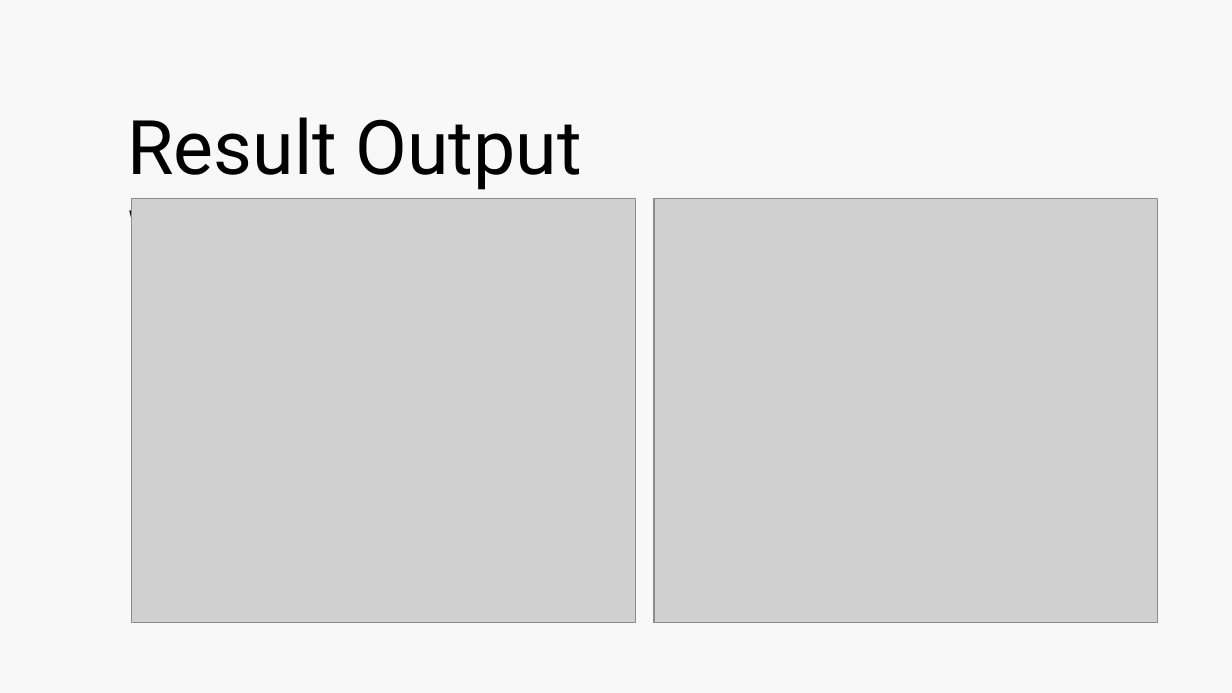
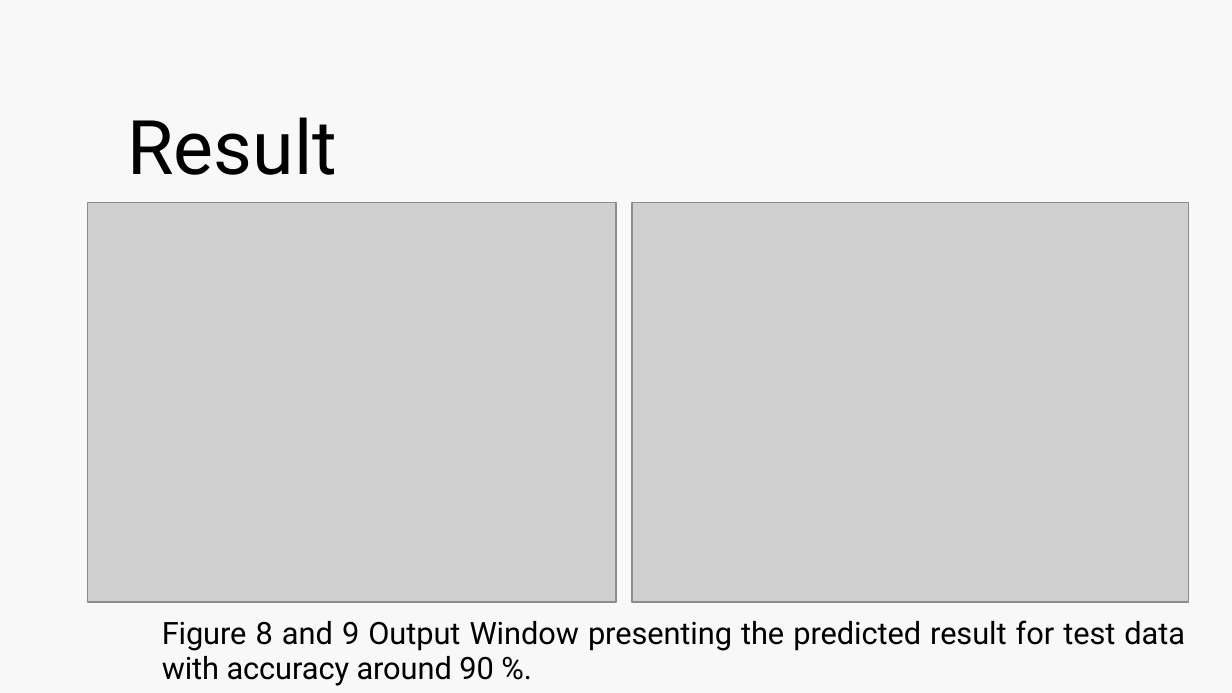
Before and after one commit to muhammadharis-97/K-Nearest-Neighbors-KNN-on-a-sparse-distribution-representation, a slide deck: slide 21 of Myproject/Documentation/Investigate and Implement KNN Classifier_Global Variable-Project_presentation.pptx (slide 18 before the commit). Drawn at 1232x693 pixels with LibreOffice and Linux fonts; fonts in the diff are those of the drawing; grey boxes stand for pictures; background and template pictures are left out. Boxes give left, top, right and bottom in pixels: in the first picture for what was removed or moved away, otherwise in the second. Text is boxed around its words. In the diff, an @@ line names an element or a change of style, - is before the commit and + after.

```diff
--- a/Myproject/Documentation/Investigate and Implement KNN Classifier_Global Variable-Project_presentation.pptx
+++ b/Myproject/Documentation/Investigate and Implement KNN Classifier_Global Variable-Project_presentation.pptx
@@ title at box(127, 117, 337, 175): text changed @@
-Result Output Window
+Result
@@ picture: place and size @@
-picture at box(132, 198, 636, 622)
+picture at box(87, 202, 616, 601)
@@ picture: place and size @@
-picture at box(654, 198, 1158, 622)
+picture at box(632, 202, 1188, 601)
@@ text added at box(162, 620, 1185, 686), 18 pt, text #000000 @@
+Figure 8 and 9 Output Window presenting the predicted result for test data with accuracy around 90 %.
```
Also in this commit, not shown: 6 other slides changed, 6 slides added, 1 slide removed, 2 other files.
